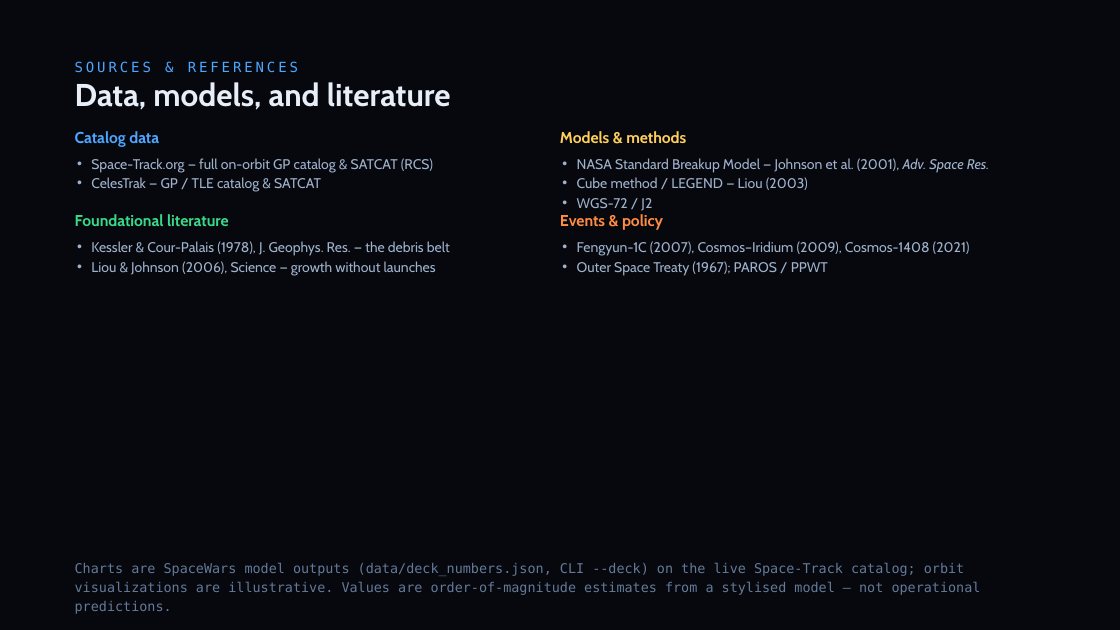
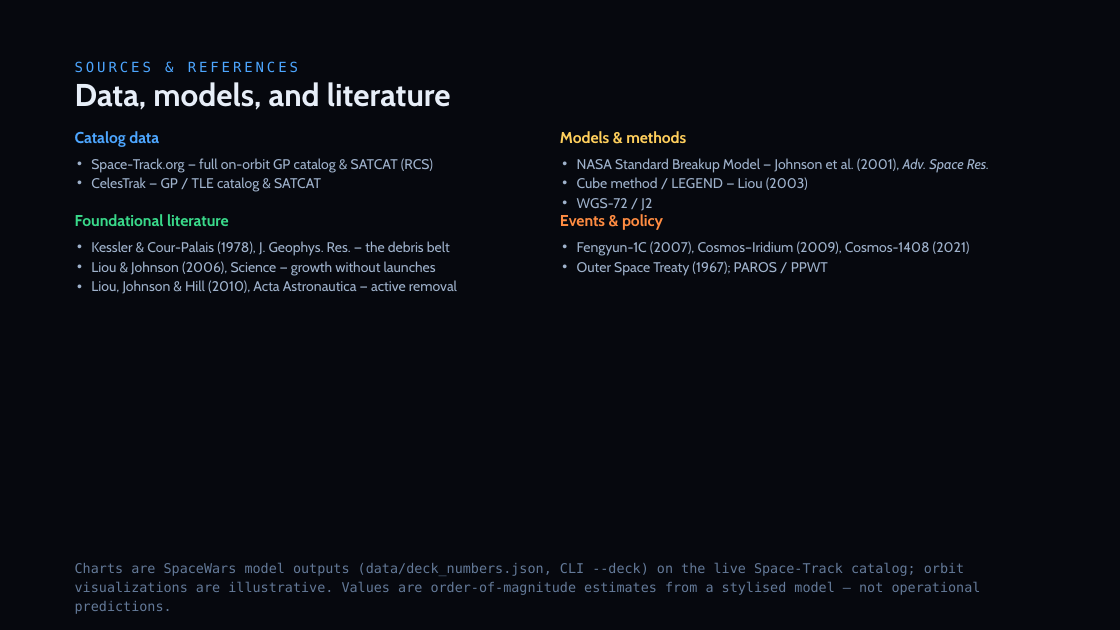
Before and after one commit to TimKadyrov/DebrisCascade, a slide deck: slide 24 of Barrel of Nails — Kessler Study.pptx (slide 23 before the commit). Drawn at 1120x630 pixels with LibreOffice and Linux fonts; fonts in the diff are those of the drawing. Boxes give left, top, right and bottom in pixels: in the first picture for what was removed or moved away, otherwise in the second. Text is boxed around its words. In the diff, an @@ line names an element or a change of style, - is before the commit and + after.

```diff
--- a/Barrel of Nails — Kessler Study.pptx
+++ b/Barrel of Nails — Kessler Study.pptx
@@ text at (91, 280, 457, 294): paragraph added @@
+• Liou, Johnson & Hill (2010), Acta Astronautica — active removal
```
Also in this commit, not shown: 8 other slides changed, 1 slide added, 9 other files.
